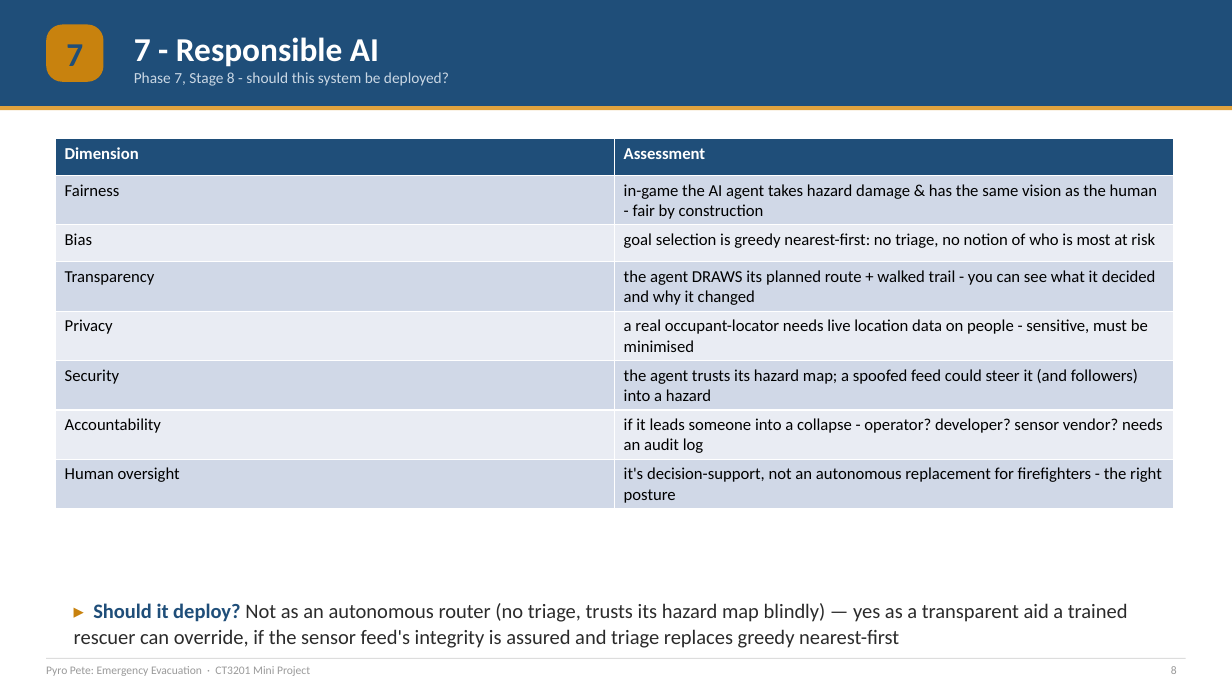
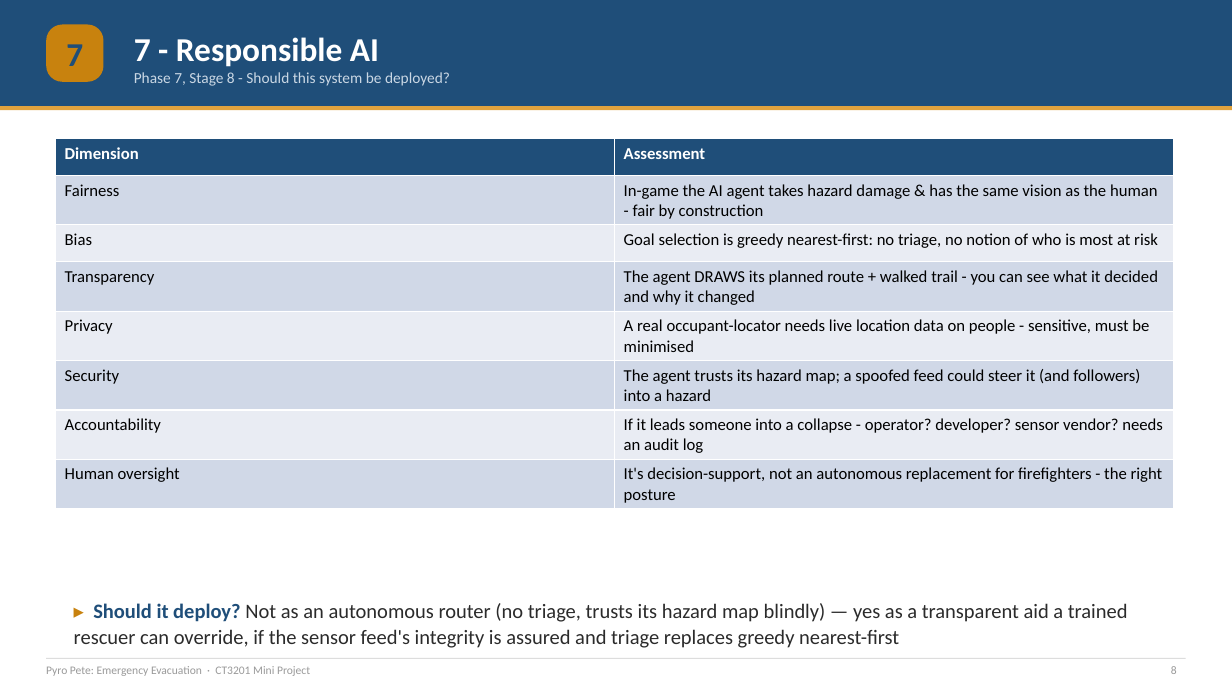
Before and after one commit to Jeb-Lee/CT3201_AI, a slide deck: slide 8 of docs/report/CT3201_Slides.pptx. Drawn at 1232x693 pixels with LibreOffice and Linux fonts; fonts in the diff are those of the drawing. Boxes give left, top, right and bottom in pixels: in the first picture for what was removed or moved away, otherwise in the second. Text is boxed around its words. In the diff, an @@ line names an element or a change of style, - is before the commit and + after.

```diff
--- a/docs/report/CT3201_Slides.pptx
+++ b/docs/report/CT3201_Slides.pptx
@@ text at bbox=[134, 72, 450, 86]: text changed @@
-Phase 7, Stage 8 - should this system be deployed?
+Phase 7, Stage 8 - Should this system be deployed?
@@ table at bbox=[55, 139, 1174, 507] @@
-row 2, column 2: in-game the AI agent takes hazard damage & has the same vision as the human - fair by construction
+row 2, column 2: In-game the AI agent takes hazard damage & has the same vision as the human - fair by construction
-row 3, column 2: goal selection is greedy nearest-first: no triage, no notion of who is most at risk
+row 3, column 2: Goal selection is greedy nearest-first: no triage, no notion of who is most at risk
-row 4, column 2: the agent DRAWS its planned route + walked trail - you can see what it decided and why it changed
+row 4, column 2: The agent DRAWS its planned route + walked trail - you can see what it decided and why it changed
-row 5, column 2: a real occupant-locator needs live location data on people - sensitive, must be minimised
+row 5, column 2: A real occupant-locator needs live location data on people - sensitive, must be minimised
-row 6, column 2: the agent trusts its hazard map; a spoofed feed could steer it (and followers) into a hazard
+row 6, column 2: The agent trusts its hazard map; a spoofed feed could steer it (and followers) into a hazard
-row 7, column 2: if it leads someone into a collapse - operator? developer? sensor vendor? needs an audit log
+row 7, column 2: If it leads someone into a collapse - operator? developer? sensor vendor? needs an audit log
-row 8, column 2: it's decision-support, not an autonomous replacement for firefighters - the right posture
+row 8, column 2: It's decision-support, not an autonomous replacement for firefighters - the right posture
```
Also in this commit, not shown: 7 other slides changed.
